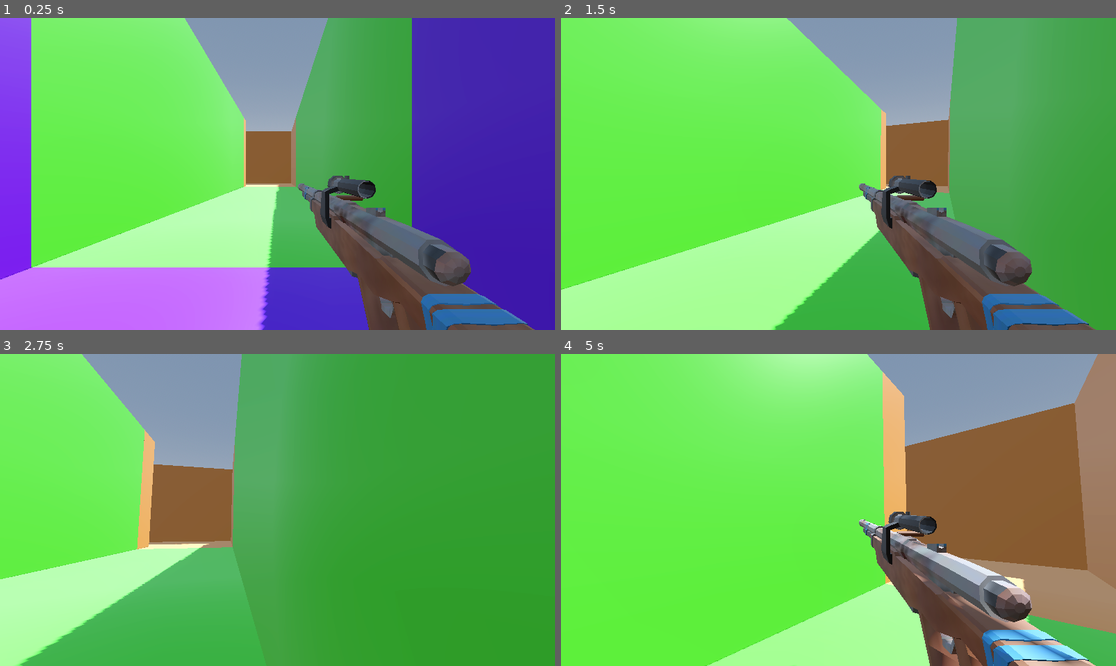
Above: before the commit, frames 1-4 (two rows, left to right).
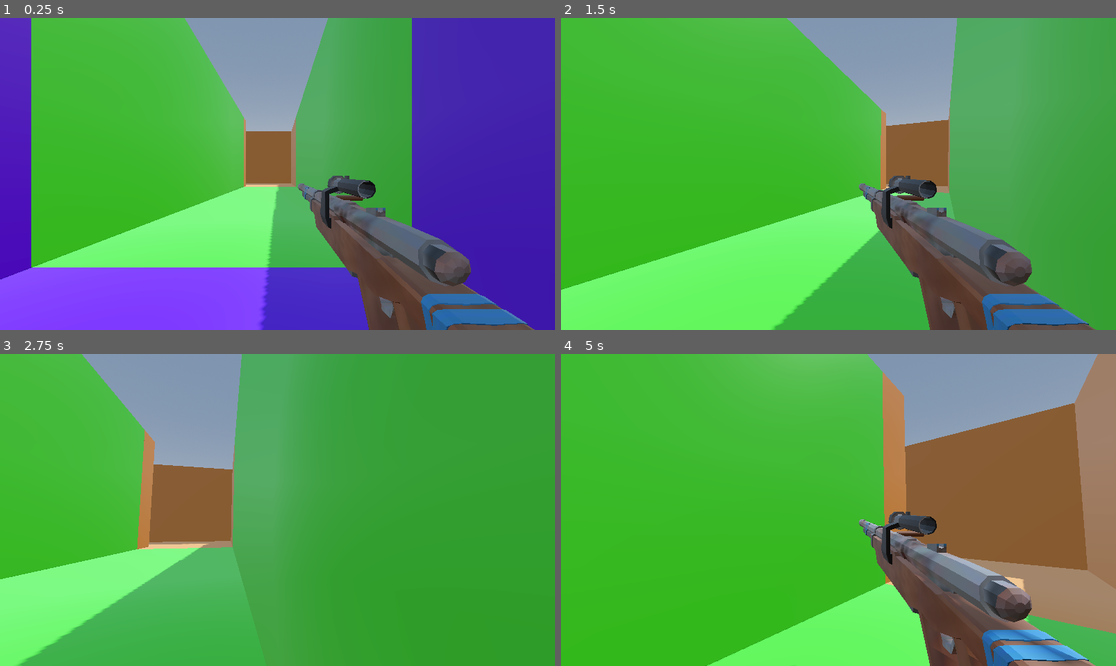
Above: after the commit, the same moments.

Repository: MikaelVV/tunnelsgame
Game: Godot game, scene res://Scenes/grind_map_test.tscn
Same seed, same stepped clock (60 frames per second), same inputs: the game is played once before the commit and once after it.
Inputs (mouse positions are in pixels of both pictures, inside the frame that each line leads up to):
- Up to frame 1 (0.25 s): no input
- Up to frame 2 (1.5 s): move the mouse to (866, 174) at 0.52 s; hold W (up) from 0.53 s (still down); tap 1 (next_weapon) at 0.6 s; tap Space (jump) at 0.77 s; move the mouse to (810, 174) at 1.27 s; tap 2 (previous_weapon) at 1.35 s
- Up to frame 3 (2.75 s): keep holding W (up); tap Space (jump) at 1.52 s; move the mouse to (288, 503) at 2.02 s; press the mouse at (288, 503) at 2.03 s
- Up to frame 4 (5 s): keep holding W (up); move the mouse to (832, 516) at 2.77 s; release the mouse at (832, 516) at 2.78 s; tap Shift (sprint) at 2.85 s; tap Space (jump) at 3.02, 3.77, 4.52 s; move the mouse to (877, 513) at 3.52 s; tap 1 (next_weapon) at 3.6 s; move the mouse to (794, 506) at 4.27 s; tap 2 (previous_weapon) at 4.35 s

The runs differ from the first frame. In frame 1, 45% of the frame differs, in the area x 0-59%, y 0-100%; in frame 2, 52%; in frame 3, 23%; in frame 4, 64%, in the area x 0-97%, y 0-100%.

Commit message:
Small change to directional light

Diff:
--- a/Scenes/grind_map_test.tscn
+++ b/Scenes/grind_map_test.tscn
@@ -35,6 +35,7 @@
 
 [node name="DirectionalLight3D" type="DirectionalLight3D" parent="." unique_id=1867113784]
 transform = Transform3D(-0.8660254, -0.43301278, 0.25, 0, 0.49999997, 0.86602545, -0.50000006, 0.75, -0.43301266, 0, 0, 0)
+light_color = Color(0.446777, 0.44677705, 0.44677705, 1)
 shadow_enabled = true
 
 [node name="WorldEnvironment" type="WorldEnvironment" parent="." unique_id=1914201221]
--- a/Scripts/Pathfinding.gd
+++ b/Scripts/Pathfinding.gd
@@ -78,11 +78,14 @@
 func attack():
 	print("attacking!")
 
+#NPC pystyy liikkumaan vasemmalle, tai oikealle välillä 2.5 - 5.5 metriä. Vector2, eli Y on 0 value
+#Koska ei tietenkään haluta, että sotilaat lentää (vielä).
 func new_target() -> Vector3:
 	var offset_x = randf_range(2.5, 5.5) * (-1 if randf() < 0.5 else 1)
 	var offset_z = randf_range(2.5, 5.5) * (-1 if randf() < 0.5 else 1)
 	return global_transform.origin + Vector3(offset_x, 0, offset_z)
 
+#Kun NPC pääsee kohteeseensa, niin state muuttuu taas idleksi ja alkaa etsimään uutta patrollaus kohdetta.
 func _on_navigation_agent_3d_target_reached() -> void:
 	print("reached target!")
 	state = States.IDLE
